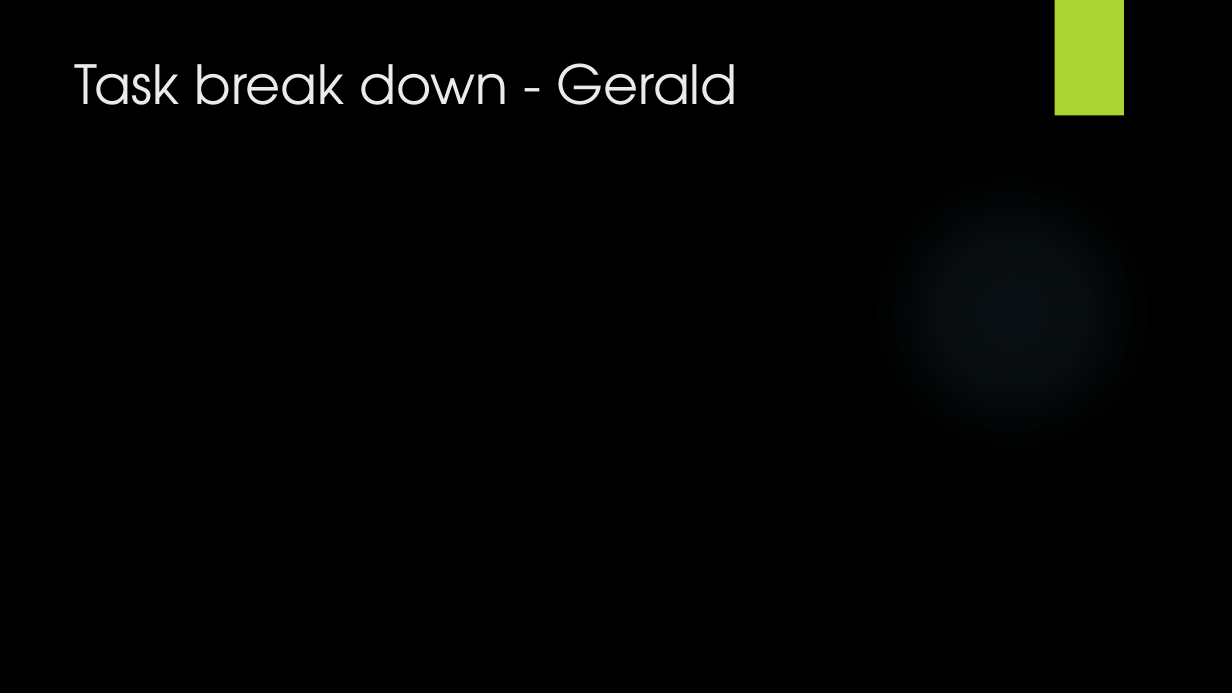
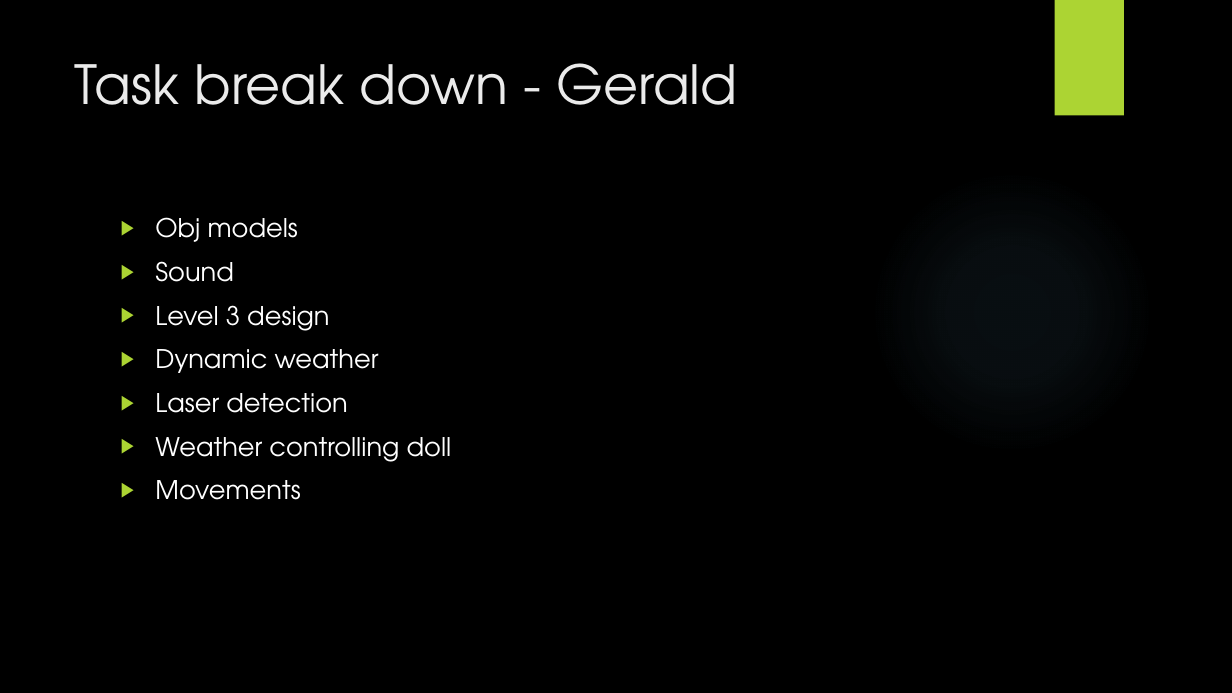
Before and after one commit to M4A1CID/Team-E-Studio-Project-3, a slide deck: slide 11 of State Penitentiary 3.pptx. Drawn at 1232x693 pixels with LibreOffice and Linux fonts; fonts in the diff are those of the drawing; background and template pictures are left out. Boxes give left, top, right and bottom in pixels: in the first picture for what was removed or moved away, otherwise in the second. Text is boxed around its words. In the diff, an @@ line names an element or a change of style, - is before the commit and + after.

```diff
--- a/State Penitentiary 3.pptx
+++ b/State Penitentiary 3.pptx
@@ text added at (x1=155, y1=217, x2=452, y2=500), 20 pt, text #FFFFFF @@
+▶ Obj models
+▶ Sound
+▶ Level 3 design
+▶ Dynamic weather
+▶ Laser detection
+▶ Weather controlling doll
+▶ Movements
```
Also in this commit, not shown: 1 other file.
